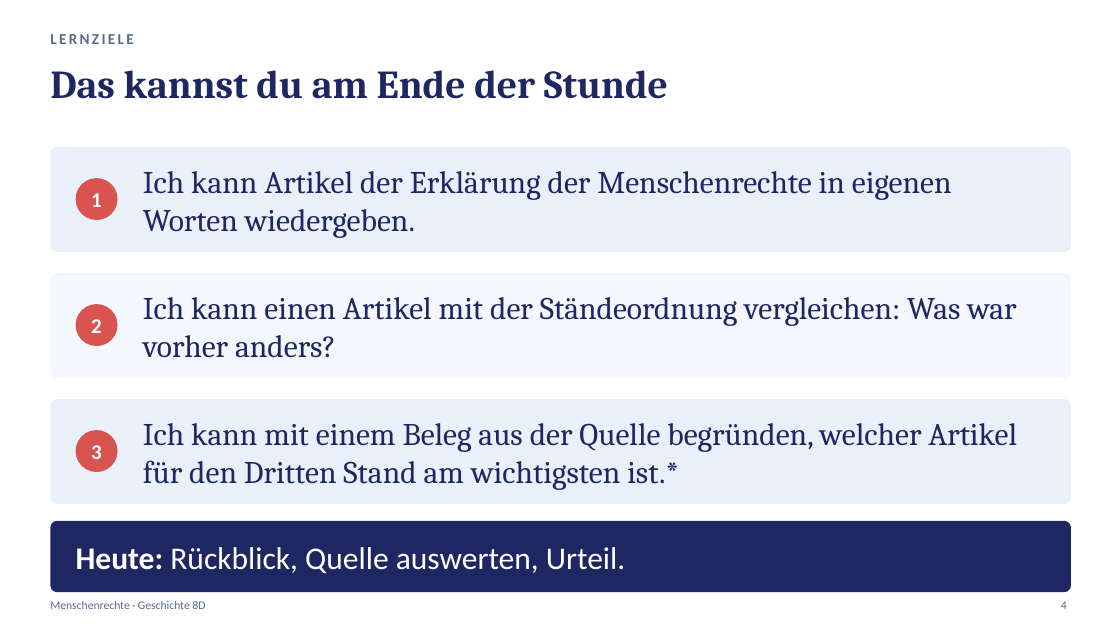
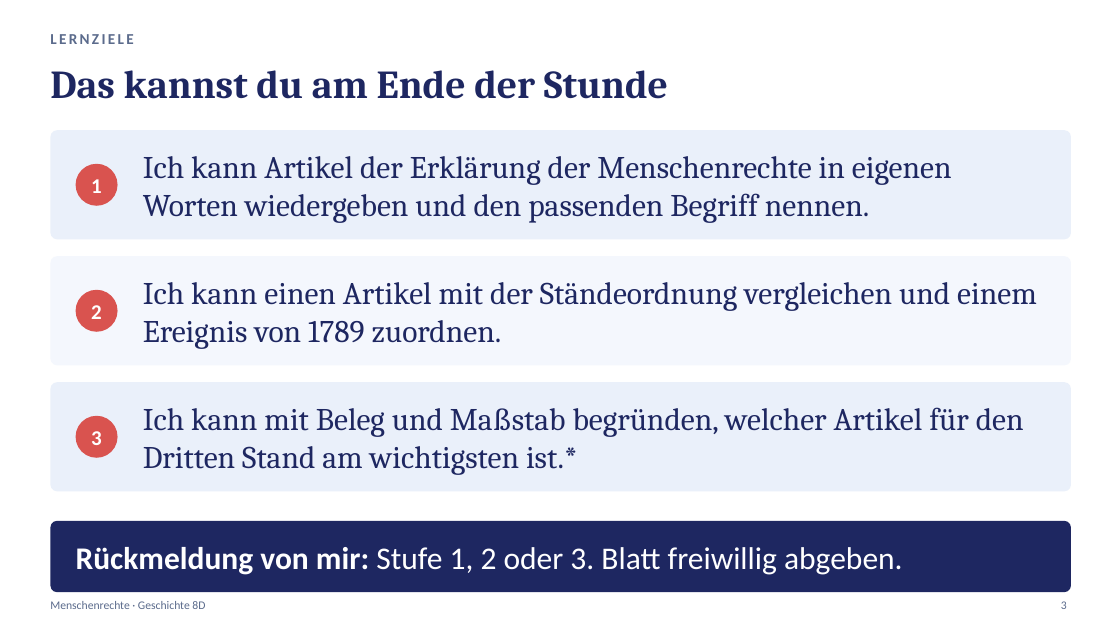
Before and after one commit to golzkonstantin-gif/Schule, a slide deck: slide 3 of Geschichte_8D/Stunde4_Menschenrechte/Praesentation_Stunde4_Menschenrechte_8D.pptx (slide 4 before the commit). Drawn at 1120x630 pixels with LibreOffice and Linux fonts; fonts in the diff are those of the drawing. Boxes give left, top, right and bottom in pixels: in the first picture for what was removed or moved away, otherwise in the second. Text is boxed around its words. In the diff, an @@ line names an element or a change of style, - is before the commit and + after.

```diff
--- a/Geschichte_8D/Stunde4_Menschenrechte/Praesentation_Stunde4_Menschenrechte_8D.pptx
+++ b/Geschichte_8D/Stunde4_Menschenrechte/Praesentation_Stunde4_Menschenrechte_8D.pptx
@@ rounded rectangle: place and size @@
-rounded rectangle at [50, 147, 1071, 252]
+rounded rectangle at [50, 130, 1071, 239]
@@ text at [143, 156, 952, 223]: text changed @@
-Ich kann Artikel der Erklärung der Menschenrechte in eigenen Worten wiedergeben.
+Ich kann Artikel der Erklärung der Menschenrechte in eigenen Worten wiedergeben und den passenden Begriff nennen.
@@ rounded rectangle: place and size @@
-rounded rectangle at [50, 273, 1071, 378]
+rounded rectangle at [50, 256, 1071, 365]
@@ text at [143, 282, 1037, 349]: text changed @@
-Ich kann einen Artikel mit der Ständeordnung vergleichen: Was war vorher anders?
+Ich kann einen Artikel mit der Ständeordnung vergleichen und einem Ereignis von 1789 zuordnen.
@@ proportions changed in 3 elements at [50, 130, 1071, 239], [50, 256, 1071, 365], [50, 382, 1071, 492] @@
@@ rounded rectangle: place and size @@
-rounded rectangle at [50, 399, 1071, 504]
+rounded rectangle at [50, 382, 1071, 492]
@@ 3 texts, 3 ellipses: place and size @@
-3 texts, 3 ellipses at [76, 178, 118, 472]
+3 texts, 3 ellipses at [76, 164, 118, 458]
@@ text at [143, 407, 1024, 475]: text changed @@
-Ich kann mit einem Beleg aus der Quelle begründen, welcher Artikel für den Dritten Stand am wichtigsten ist.*
+Ich kann mit Beleg und Maßstab begründen, welcher Artikel für den Dritten Stand am wichtigsten ist.*
@@ text at [76, 547, 903, 575]: text changed @@
-Heute: Rückblick, Quelle auswerten, Urteil.
+Rückmeldung von mir: Stufe 1, 2 oder 3. Blatt freiwillig abgeben.
@@ text at [1061, 601, 1067, 609]: text changed @@
-4
+3
```
Also in this commit, not shown: 17 other slides changed, 2 slides added, 3 slides removed, 16 other files.
